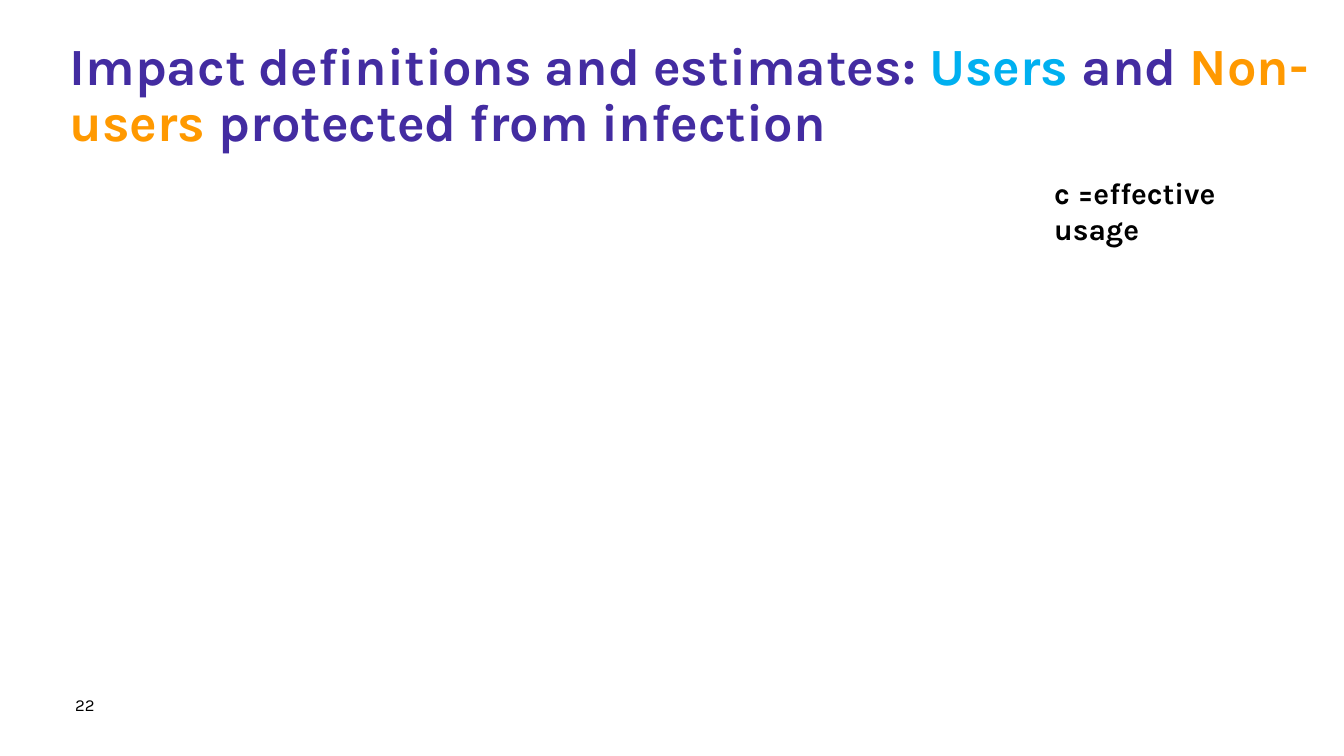
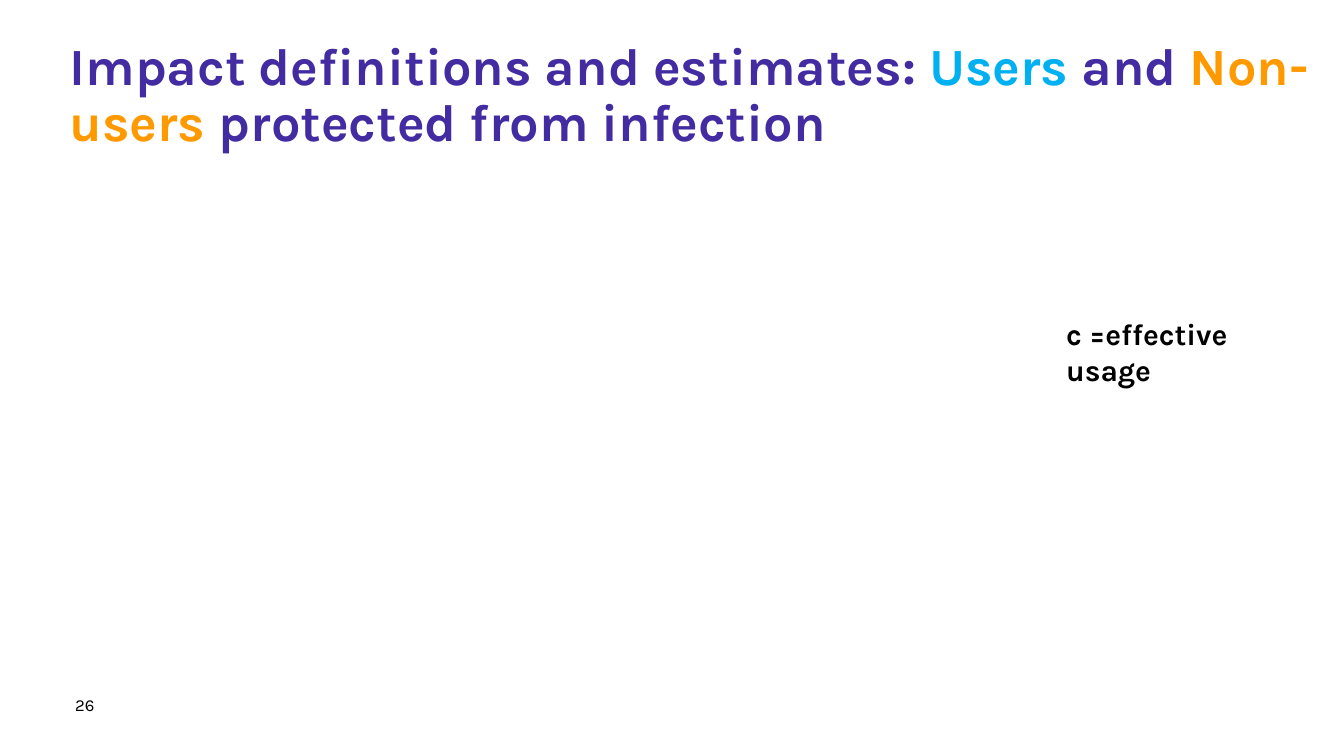
Before and after one commit to zenabusuboi/MySWISS-TPH, a slide deck: slide 26 of ZenabuPhD/COMMUNITY PROTECTION/PRESENTATIONS/CommProt_Presentation4_AnnualCommitteeMeeting2_2026.pptx (slide 22 before the commit). Drawn at 1344x756 pixels with LibreOffice and Linux fonts; fonts in the diff are those of the drawing; grey boxes stand for pictures; background and template pictures are left out. Boxes give left, top, right and bottom in pixels: in the first picture for what was removed or moved away, otherwise in the second. Text is boxed around its words. In the diff, an @@ line names an element or a change of style, - is before the commit and + after.

```diff
--- a/ZenabuPhD/COMMUNITY PROTECTION/PRESENTATIONS/CommProt_Presentation4_AnnualCommitteeMeeting2_2026.pptx
+++ b/ZenabuPhD/COMMUNITY PROTECTION/PRESENTATIONS/CommProt_Presentation4_AnnualCommitteeMeeting2_2026.pptx
@@ text "c =effective usage": place and size @@
-text "c =effective usage" at [1054,182,1216,247]
+text "c =effective usage" at [1066,323,1227,389]
@@ page number at [75,700,94,711]: text changed @@
-22
+26
```
Also in this commit, not shown: 17 other slides changed, 8 slides added, 3 slides removed, 45 other files.
